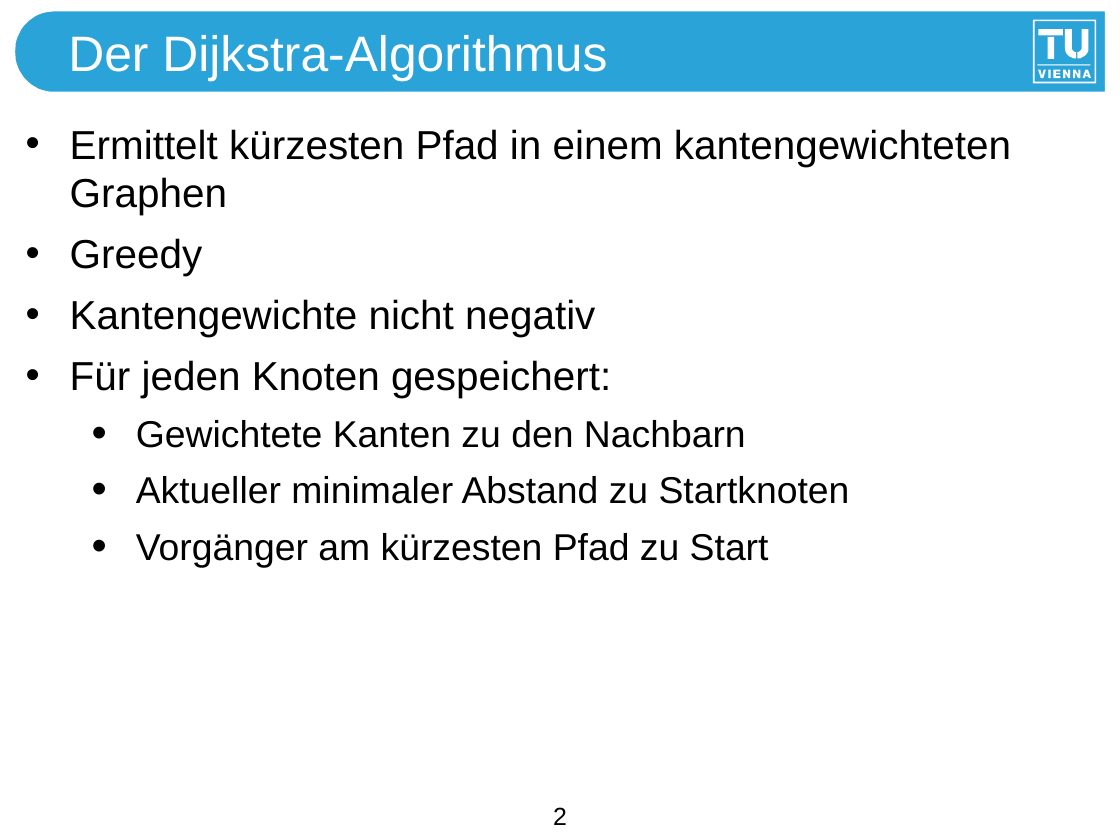
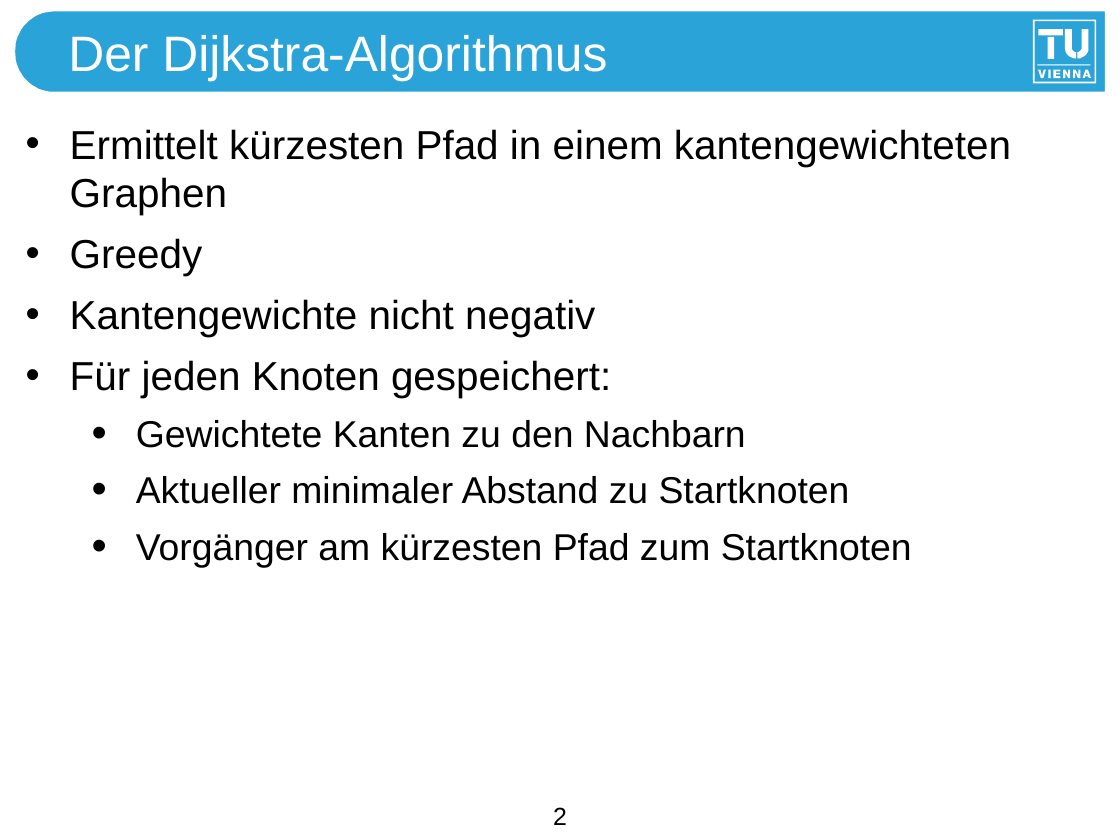
Before and after one commit to karo1205/Stackbasierte-Sprachen, a slide deck: slide 2 of Präsentation 1/Stack-Disjkstra 20.12.2013.odp. Drawn at 1120x840 pixels with LibreOffice and Linux fonts; fonts in the diff are those of the drawing. Boxes give left, top, right and bottom in pixels: in the first picture for what was removed or moved away, otherwise in the second. Text is boxed around its words. In the diff, an @@ line names an element or a change of style, - is before the commit and + after.

```diff
--- a/Präsentation 1/Stack-Disjkstra 20.12.2013.odp
+++ b/Präsentation 1/Stack-Disjkstra 20.12.2013.odp
@@ text at (136,533,912,568): text changed @@
-  • Vorgänger am kürzesten Pfad zu Start
+  • Vorgänger am kürzesten Pfad zum Startknoten
```
Also in this commit, not shown: 2 other files.
